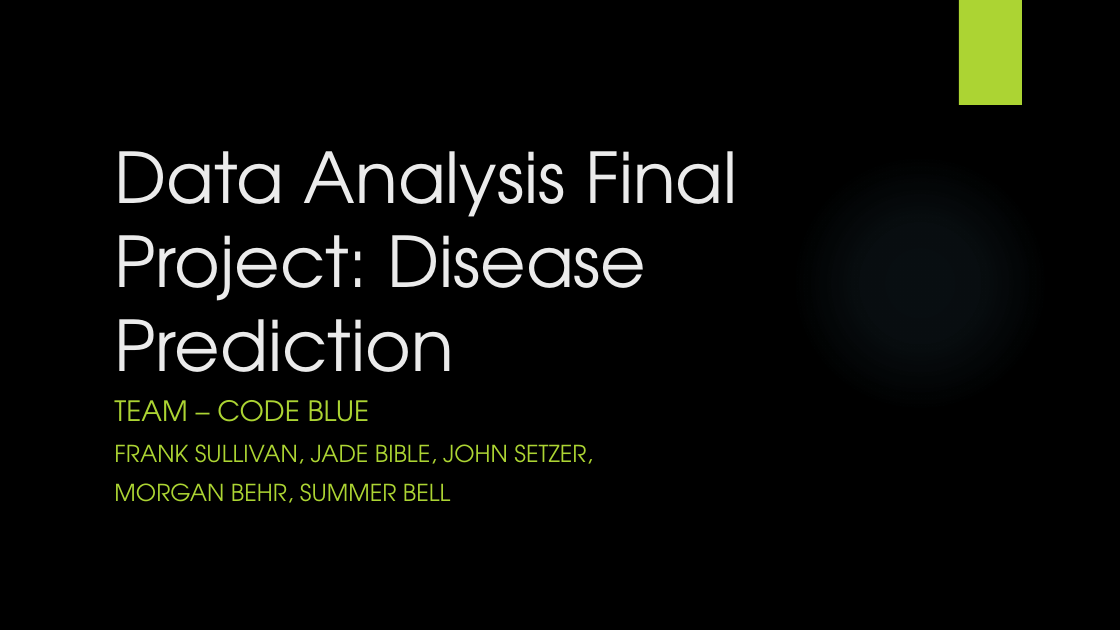
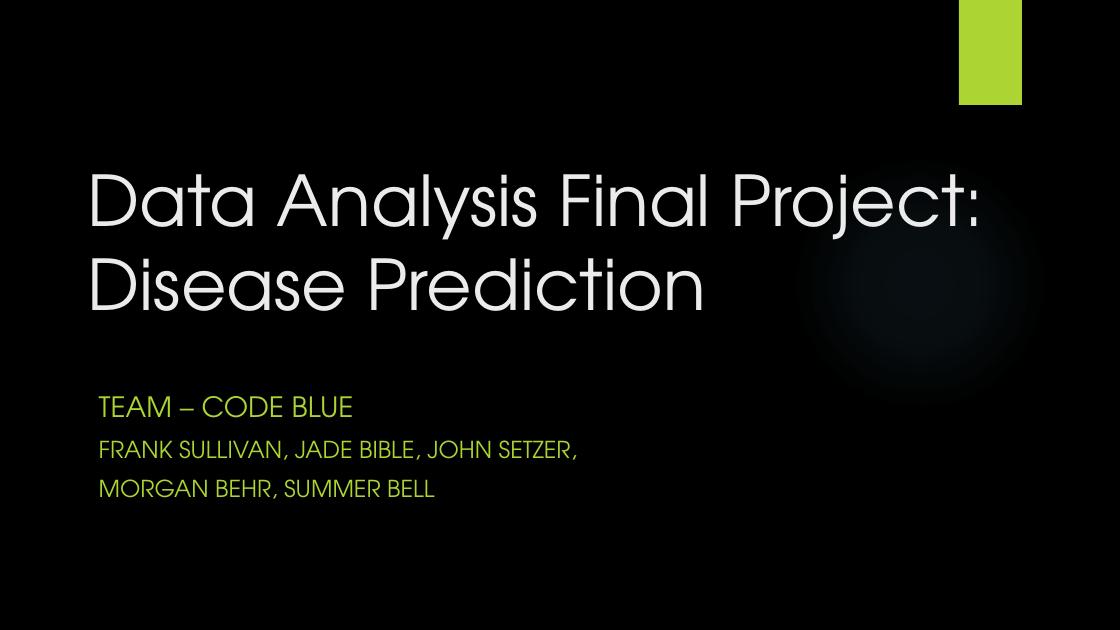
Before and after one commit to johnsetzer3/Disease_Prediction, a slide deck: slide 1 of Team_Code Blue Final Project.pptx. Drawn at 1120x630 pixels with LibreOffice and Linux fonts; fonts in the diff are those of the drawing; background and template pictures are left out. Boxes give left, top, right and bottom in pixels: in the first picture for what was removed or moved away, otherwise in the second. Text is boxed around its words. In the diff, an @@ line names an element or a change of style, - is before the commit and + after.

```diff
--- a/Team_Code Blue Final Project.pptx
+++ b/Team_Code Blue Final Project.pptx
@@ title "Data Analysis Final Project: Disease ..." rewrapped from [114, 151, 737, 402] to [88, 174, 983, 311] @@
@@ subtitle "TEAM – CODE BLUE": place and size @@
-subtitle "TEAM – CODE BLUE" at [114, 400, 592, 503]
+subtitle "TEAM – CODE BLUE" at [99, 396, 577, 499]
```
Also in this commit, not shown: 2 other slides changed, 9 slides added, 1 other file.
